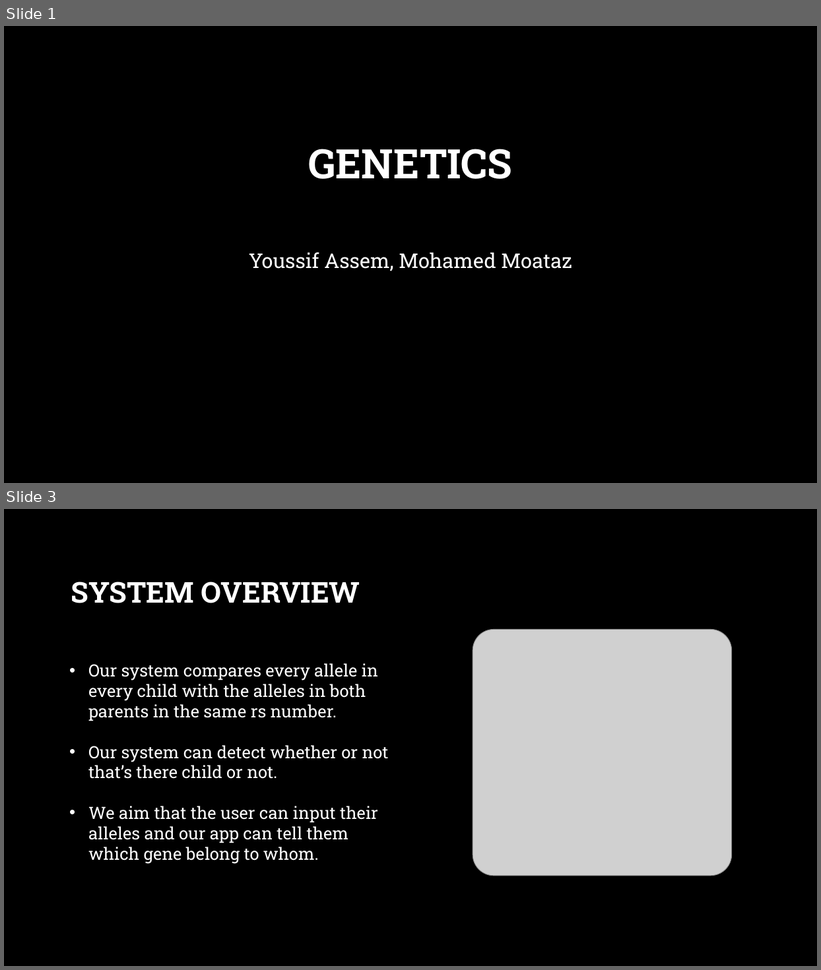
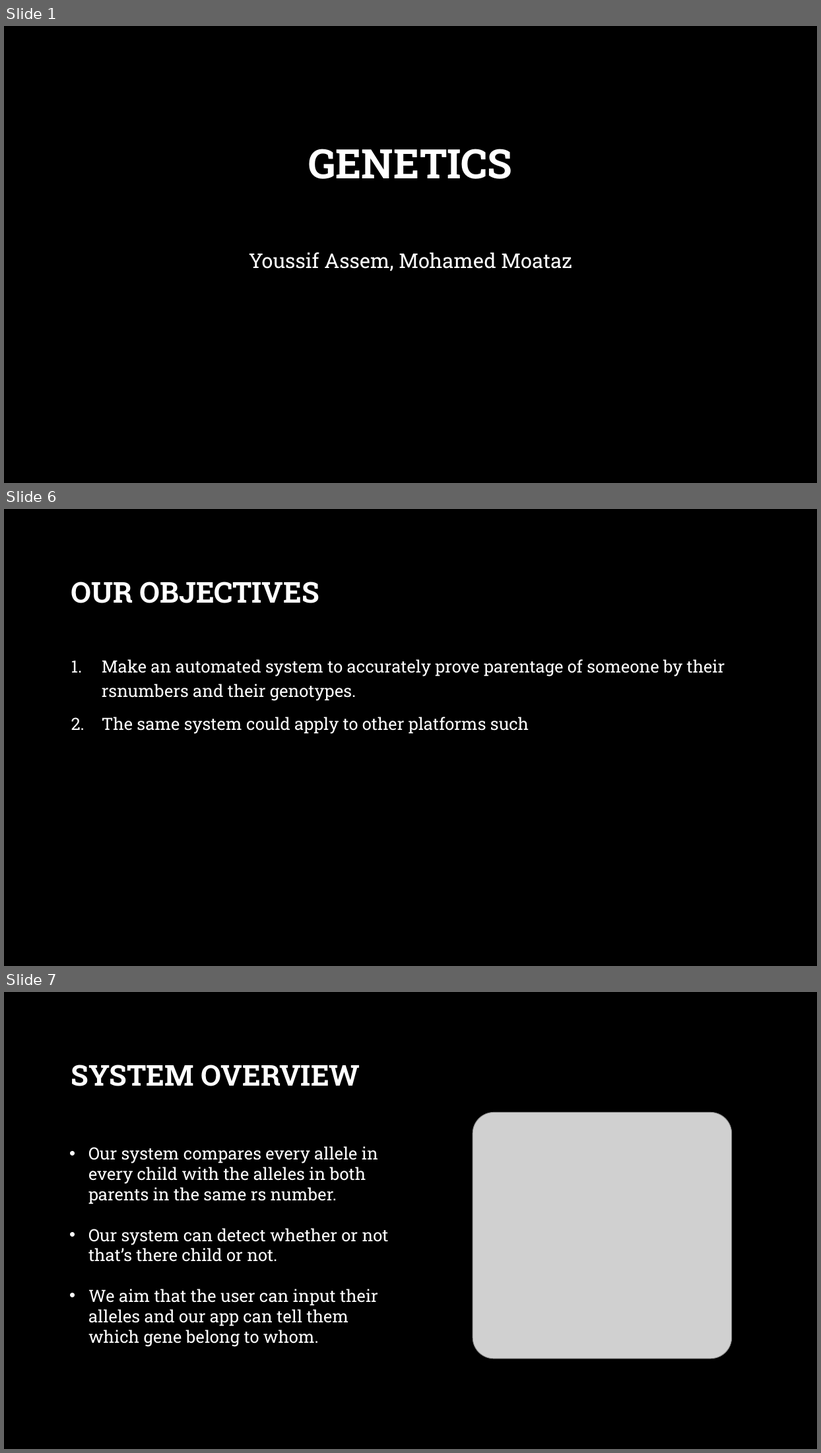
Before and after one commit to YoussifAssem/Genatac, a slide deck: E-Genetics/presentations/Genetics.pptx. Shown one above the other, each under a label of ours: slides 1 and 3 before the commit, slides 1, 6 and 7 after it; the slides between them are not shown. The pictures are 821x970 and 821x1453 pixels, drawn with LibreOffice and Linux fonts; fonts in the diff are those of the drawing; grey boxes stand for pictures; background and template pictures are left out. Boxes give left, top, right and bottom in pixels: in the first picture for what was removed or moved away, otherwise in the second. Text is boxed around its words. In the diff, an @@ line names an element or a change of style, - is before the commit and + after.

```diff
--- a/E-Genetics/presentations/Genetics.pptx
+++ b/E-Genetics/presentations/Genetics.pptx
@@ slide 6 added at [4, 509, 817, 966], background picture (left out) @@
@@ title added at [71, 582, 319, 603], 34 pt, text #FFFFFF, bold @@
+OUR OBJECTIVES
@@ text added at [102, 659, 725, 734], 20 pt, text #FFFFFF @@
+1. Make an automated system to accurately prove parentage of someone by their rsnumbers and their genotypes.
+2. The same system could apply to other platforms such
@@ what was slide 3 is now slide 7 @@
```
Also in this commit, not shown: 1 slide changed, 10 other slides added, 1 slide removed.
